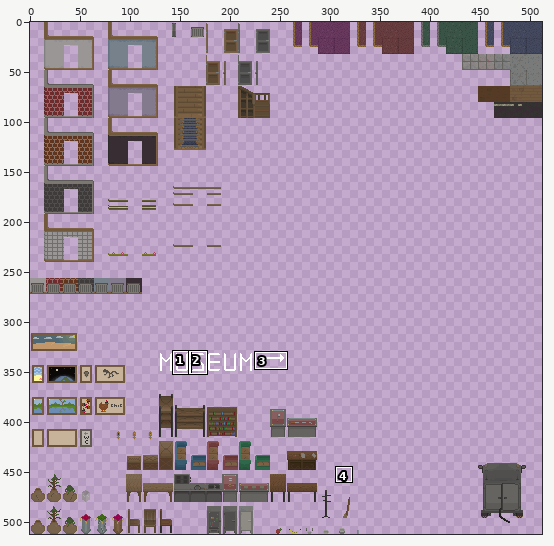
Sprite sheet: atlas/environment.png. The first picture is a wide view before the edit; the outline marks the close-up.
Close-up. Old version:
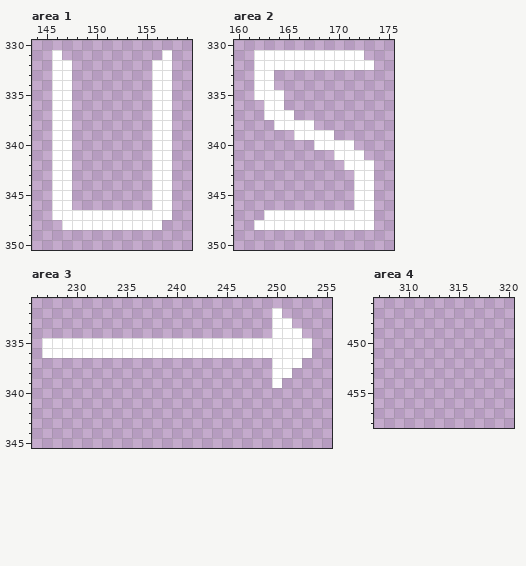
The file is 512x512 pixels. Colours within 5 levels of each other are drawn and written as one. Shown: area 1: x 144..159, y 330..350; area 2: x 160..175, y 330..350; area 3: x 226..255, y 331..345; area 4: x 307..320, y 446..458. The commit also changed other parts of the picture, which this record leaves out.
Once edited:
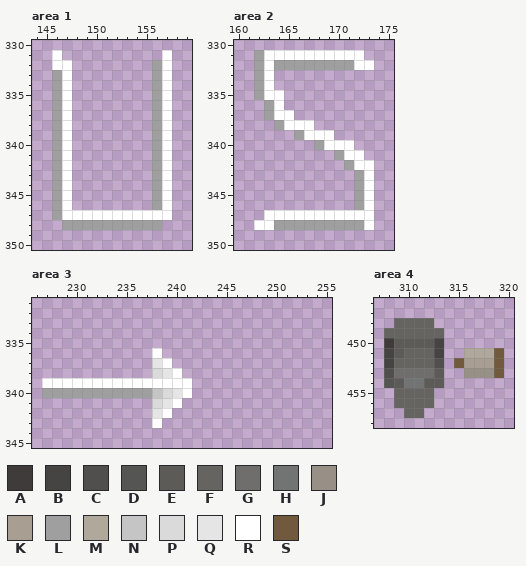
Palette (. is transparent): A #3f3b3a  B #454442  C #514f4d  D #555553  E #5c5b58  F #656461  G #706d6d  H #727474  J #989086  K #a89e92  L #9f9f9f  M #b1a89c  N #c5c5c5  P #dadada  Q #e5e5e5  R #ffffff  S #71593e
What changed:
Area 1:
Colour R becomes colour L in row 332 at x 156; in rows 333 to 346 at x 146 and 156; in row 347 at x 146; in row 348 at x 147 to 156.
Area 2:
Colour R becomes colour L in row 331 at x 162; in row 332 at x 162 and 164 to 171; in rows 333 to 335 at x 162; in rows 336 to 337 at x 163; in row 338 at x 164; in row 339 at x 166.
Colour R becomes colour L in row 340 at x 168; in row 341 at x 170; in row 342 at x 171; in rows 343 to 346 at x 172; in row 348 at x 164 to 172.
Area 3:
The author put colour L in row 340 at x 227 to 237.
The author put colour N in row 340 at x 238.
The author put colour P in row 338 at x 238; in row 340 at x 239; in row 341 at x 238.
The author put colour Q in row 337 at x 238; in row 338 at x 239; in row 340 at x 240; in row 341 at x 239; in row 342 at x 238.
The author put colour R in row 337 at x 239; in row 338 at x 240; in row 339 at x 227 to 241; in row 340 at x 241; in row 341 at x 240; in row 342 at x 239.
The author put colour R in row 343 at x 238.
Colour R is removed in row 332 at x 250; in row 333 at x 250 to 251; in row 334 at x 250 to 252; in row 335 at x 227 to 253; in row 336 at x 227 to 237 and 239 to 253; in row 337 at x 250 to 252.
Colour R is removed in row 338 at x 250 to 251; in row 339 at x 250.
Area 4:
The author put colour A in row 450 at x 308.
The author put colour B in row 450 at x 313; in row 451 at x 308 and 313; in row 452 at x 308.
The author put colour C in row 452 at x 313; in row 453 at x 308.
The author put colour D in row 454 at x 308.
The author put colour E in row 450 at x 309 to 312; in row 451 at x 309; in row 453 at x 313; in row 454 at x 309 and 312 to 313.
The author put colour F in row 448 at x 309 to 312; in row 449 at x 308 to 313; in row 451 at x 310 to 312; in row 452 at x 309 to 312; in rows 455 to 456 at x 309 to 312; in row 457 at x 310 to 311.
The author put colour G in row 453 at x 309 to 312.
The author put colour H in row 454 at x 310 to 311.
The author put colour J in row 453 at x 316 to 318.
The author put colour K in row 452 at x 316 to 318.
The author put colour M in row 451 at x 316 to 318.
The author put colour S in row 451 at x 319; in row 452 at x 315 and 319; in row 453 at x 319.
